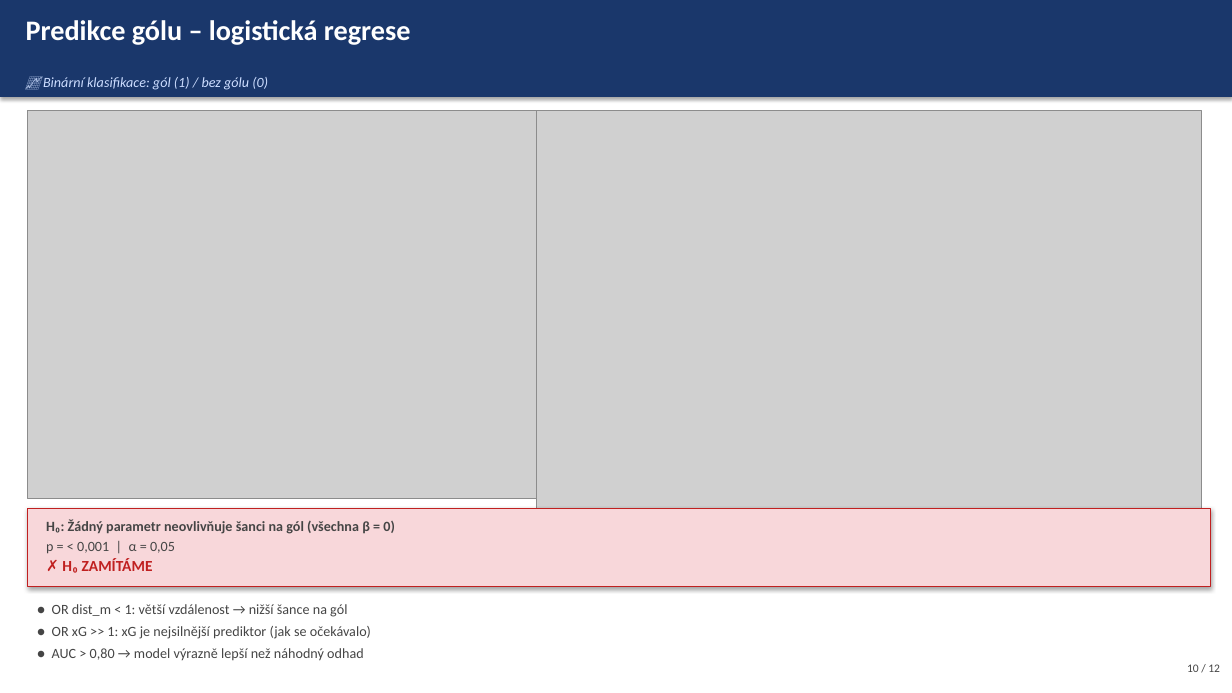
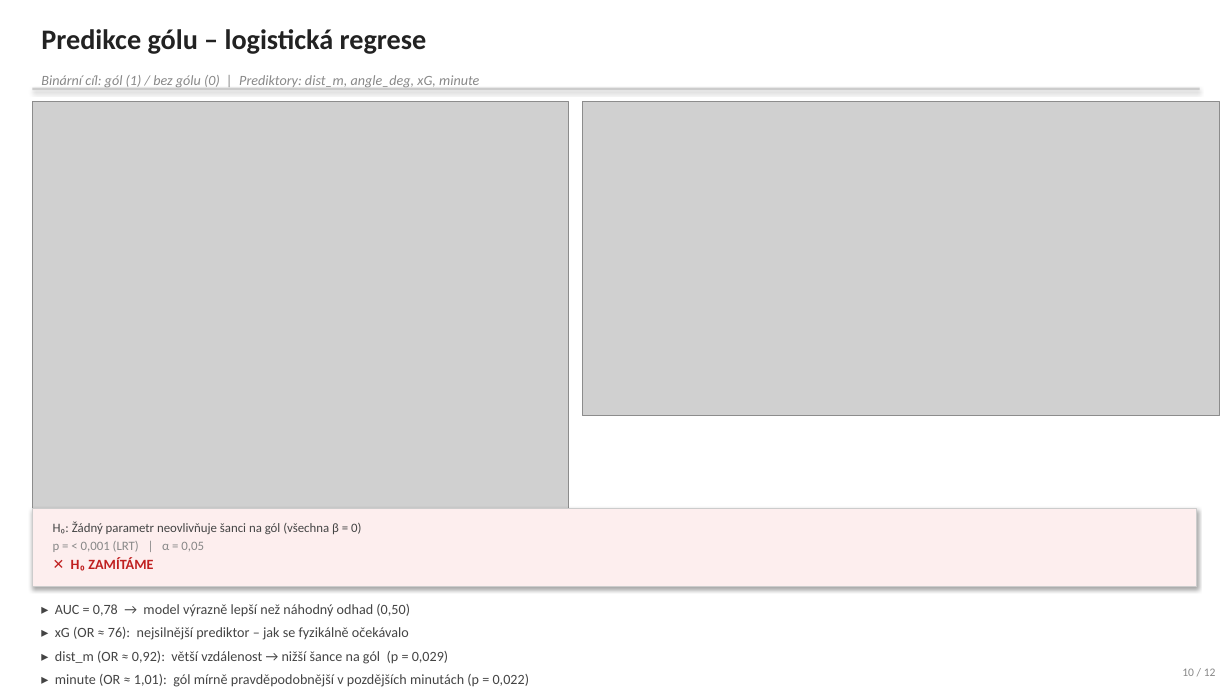
Before and after one commit to jkrejcikova/VMM_project_02, a slide deck: slide 10 of prezentace/prezentace_strelecka_uspesnost.pptx. Drawn at 1232x693 pixels with LibreOffice and Linux fonts; fonts in the diff are those of the drawing; grey boxes stand for pictures. Boxes give left, top, right and bottom in pixels: in the first picture for what was removed or moved away, otherwise in the second. Text is boxed around its words. In the diff, an @@ line names an element or a change of style, - is before the commit and + after.

Commit message:
Oprava grafiku a prezentace dle zpetne vazby
Grafy:
- Hřiště (01, 06b): bile pozadi #FFFFFF, seda cara #b0b0b0/lw=1.2
- Body strel: goal=#d62728, no-goal=#1f77b4, alpha=0.35, s=8
- Korelace (03): pouze jedna velka Spearmanova heatmapa, vetsi font
- Normalita (02): pouze 1x2 (histogram + Q-Q pro dist_m)
- Biplot (05b): zkracene sipky scale=3.0, text nependi pres okraj
- Forest plot (07b): logaritmicka osa X (xG nesmrska ostatni)

Prezentace:
- Vsechny slidy: ciste BILE pozadi #FFFFFF
- Zahlavi: cerny tucny text + tenka seda linka (zadny barevny pruh)
- Texty: tmave seda #222222, ramecky hypotez s jemnym ohranicenim
- Obrazky: pouze width=Inches(x), bez pevne vysky (zadna deformace)

```diff
--- a/prezentace/prezentace_strelecka_uspesnost.pptx
+++ b/prezentace/prezentace_strelecka_uspesnost.pptx
@@ text "Predikce gólu – logistická regrese": place and size @@
-text "Predikce gólu – logistická regrese" at bbox=[26, 20, 411, 45]
+text "Predikce gólu – logistická regrese" at bbox=[41, 29, 427, 54]
@@ text "Predikce gólu – logistická regrese" at bbox=[41, 29, 427, 54]: text colour #FFFFFF to #222222 @@
@@ rectangle: place and size @@
-rectangle at bbox=[0, 0, 1232, 97]
+rectangle at bbox=[32, 88, 1200, 91]
@@ rectangle at bbox=[32, 88, 1200, 91]: fill #1A376B to #CCCCCC @@
@@ text at bbox=[41, 75, 479, 89]: text changed; text colour #CCDDFF to #888888 @@
-📈 Binární klasifikace: gól (1) / bez gólu (0)
+Binární cíl: gól (1) / bez gólu (0) | Prediktory: dist_m, angle_deg, xG, minute
@@ picture: place and size @@
-picture at bbox=[28, 111, 536, 499]
+picture at bbox=[32, 102, 568, 571]
@@ picture: place and size @@
-picture at bbox=[536, 111, 1202, 508]
+picture at bbox=[582, 102, 1220, 416]
@@ rectangle: place and size @@
-rectangle at bbox=[28, 508, 1211, 587]
+rectangle at bbox=[32, 508, 1197, 587]
@@ rectangle at bbox=[32, 508, 1197, 587]: fill #F8D7DA to #FDEEEE; outline #C02020 0.75 pt to #CCCCCC 0.75 pt @@
@@ text at bbox=[53, 521, 361, 534]: size 11 to 10 pt, text colour #454545 to #444444, bold off in "H₀: Žádný parametr neovlivňuje šanci na gól ..." @@
@@ text at bbox=[53, 541, 204, 571]: text changed; size 11 to 10 pt; text colour #454545 to #888888 @@
-p = < 0,001 | α = 0,05
-✗ H₀ ZAMÍTÁME
+p = < 0,001 (LRT) | α = 0,05
+✕ H₀ ZAMÍTÁME
@@ text at bbox=[55, 604, 529, 687]: text changed; text colour #454545 to #444444 @@
-● OR dist_m < 1: větší vzdálenost → nižší šance na gól
-● OR xG >> 1: xG je nejsilnější prediktor (jak se očekávalo)
-● AUC > 0,80 → model výrazně lepší než náhodný odhad
+▸ AUC = 0,78 → model výrazně lepší než náhodný odhad (0,50)
+▸ xG (OR ≈ 76): nejsilnější prediktor – jak se fyzikálně očekávalo
+▸ dist_m (OR ≈ 0,92): větší vzdálenost → nižší šance na gól (p = 0,029)
+▸ minute (OR ≈ 1,01): gól mírně pravděpodobnější v pozdějších minutách (p = 0,022)
@@ text "10 / 12" at bbox=[1182, 668, 1216, 676]: text colour #454545 to #888888 @@
```
Also in this commit, not shown: 11 other slides changed, 8 other files.
